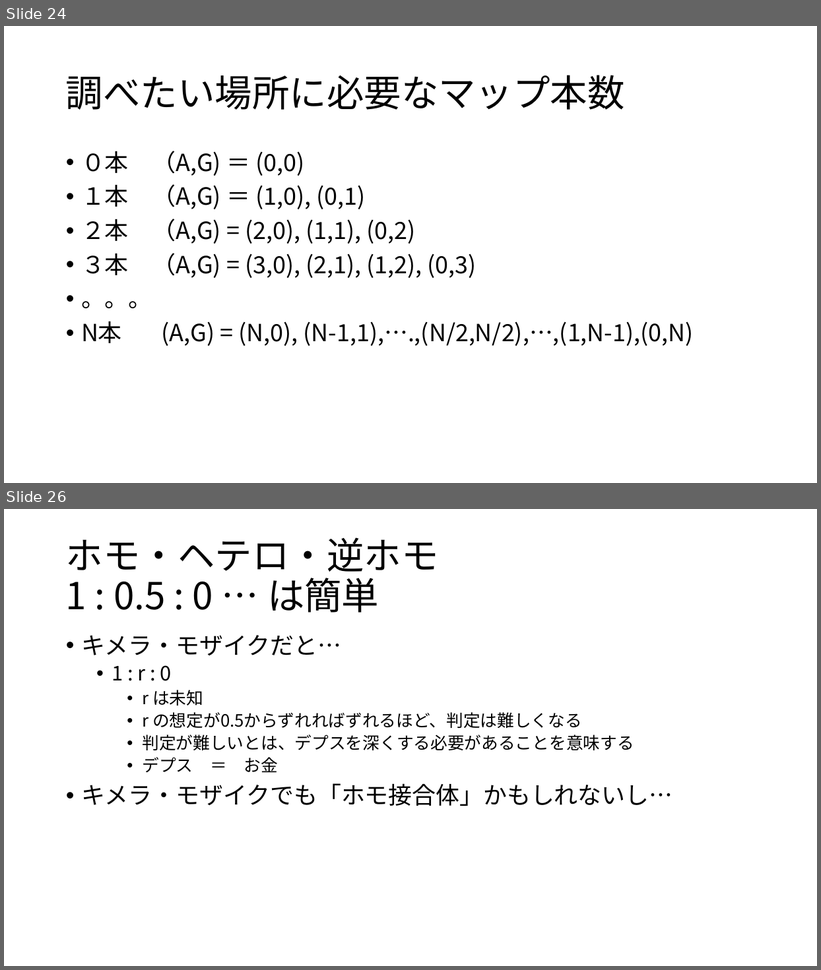
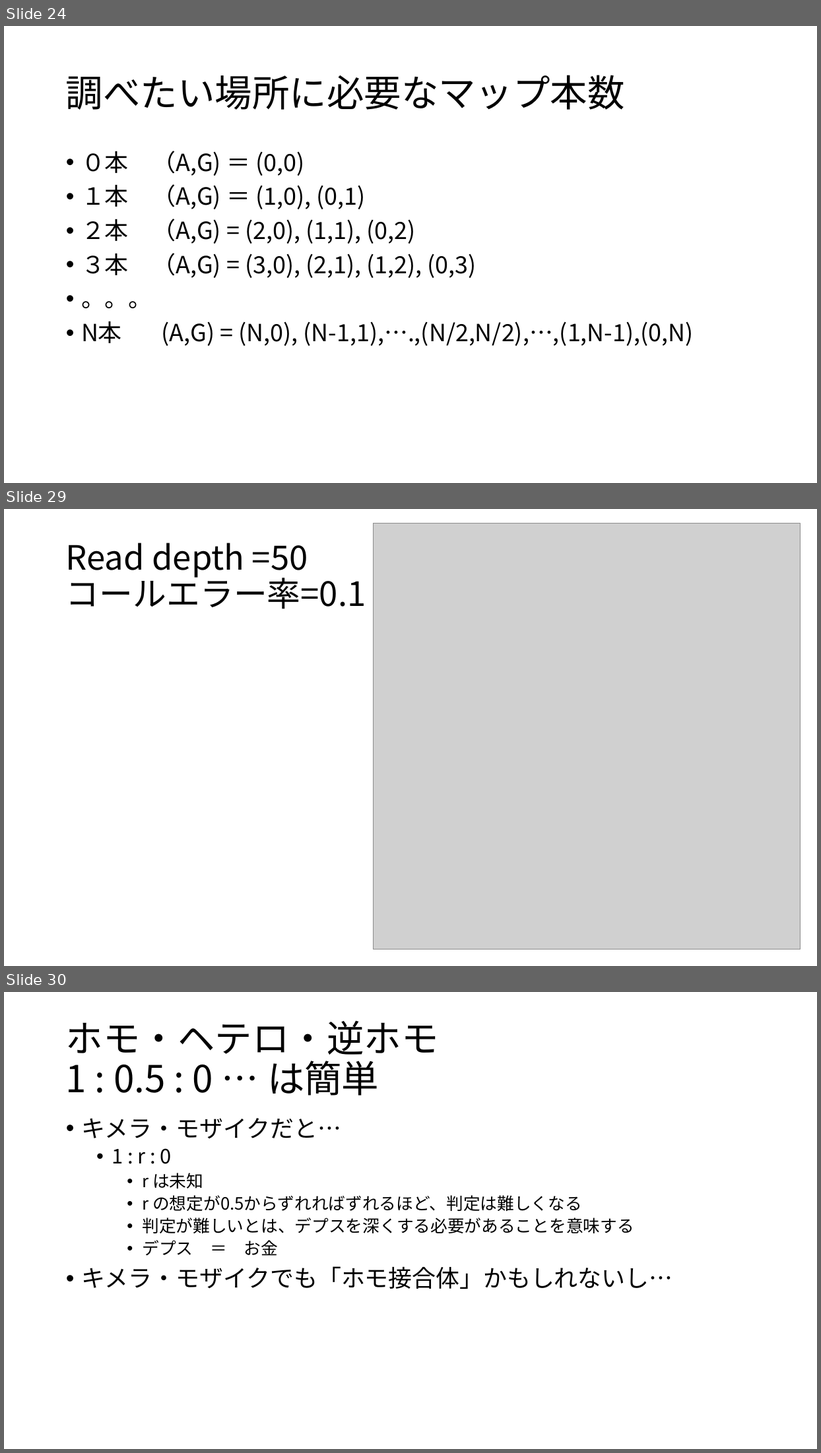
Before and after one commit to ryamada22/atom, a slide deck: Lectures2019/chimeraNGStyping2020Jan.pptx. Shown one above the other, each under a label of ours: slides 24 and 26 before the commit, slides 24, 29 and 30 after it; the slides between them are not shown. The pictures are 821x970 and 821x1453 pixels, drawn with LibreOffice and Linux fonts; fonts in the diff are those of the drawing; grey boxes stand for pictures. Boxes give left, top, right and bottom in pixels: in the first picture for what was removed or moved away, otherwise in the second. Text is boxed around its words. In the diff, an @@ line names an element or a change of style, - is before the commit and + after.

```diff
--- a/Lectures2019/chimeraNGStyping2020Jan.pptx
+++ b/Lectures2019/chimeraNGStyping2020Jan.pptx
@@ slide 29 added at bbox=[4, 509, 817, 966], background #FFFFFF @@
@@ picture added at bbox=[374, 524, 801, 950] @@
@@ title added at bbox=[66, 543, 366, 609], 39.6 pt, text #000000 @@
+Read depth =50
+コールエラー率=0.1
@@ what was slide 26 is now slide 30 @@
```
Also in this commit, not shown: 3 slides changed, 8 other slides added, 1 other file.
